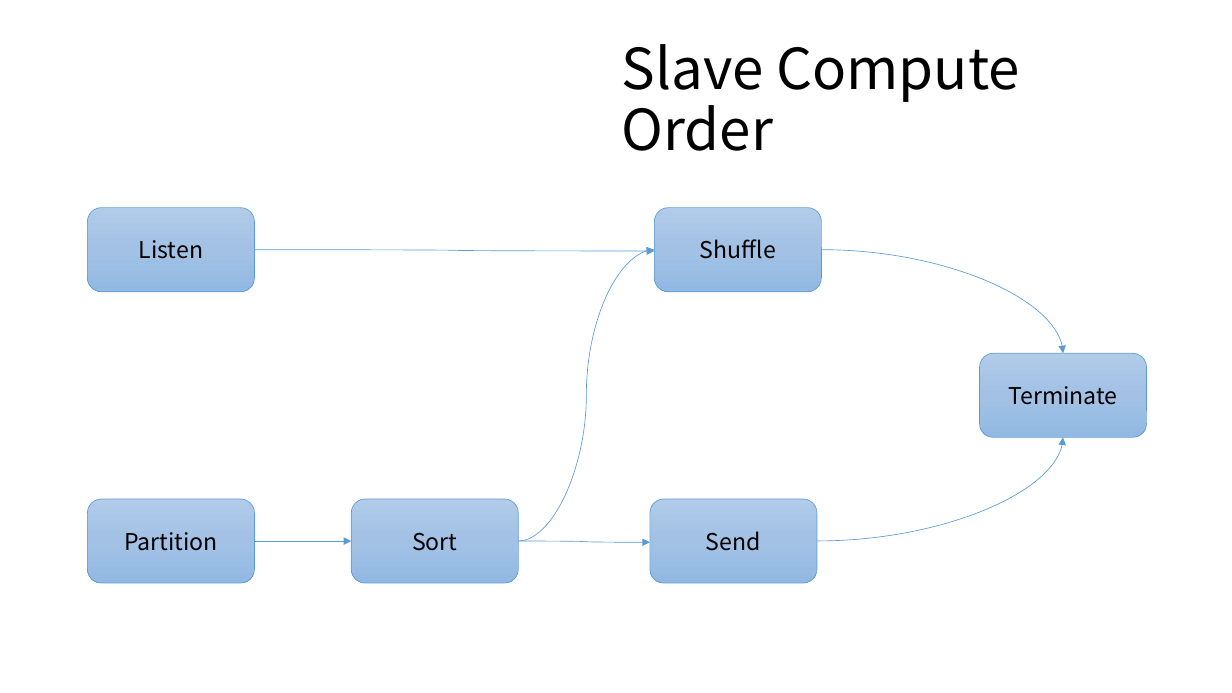
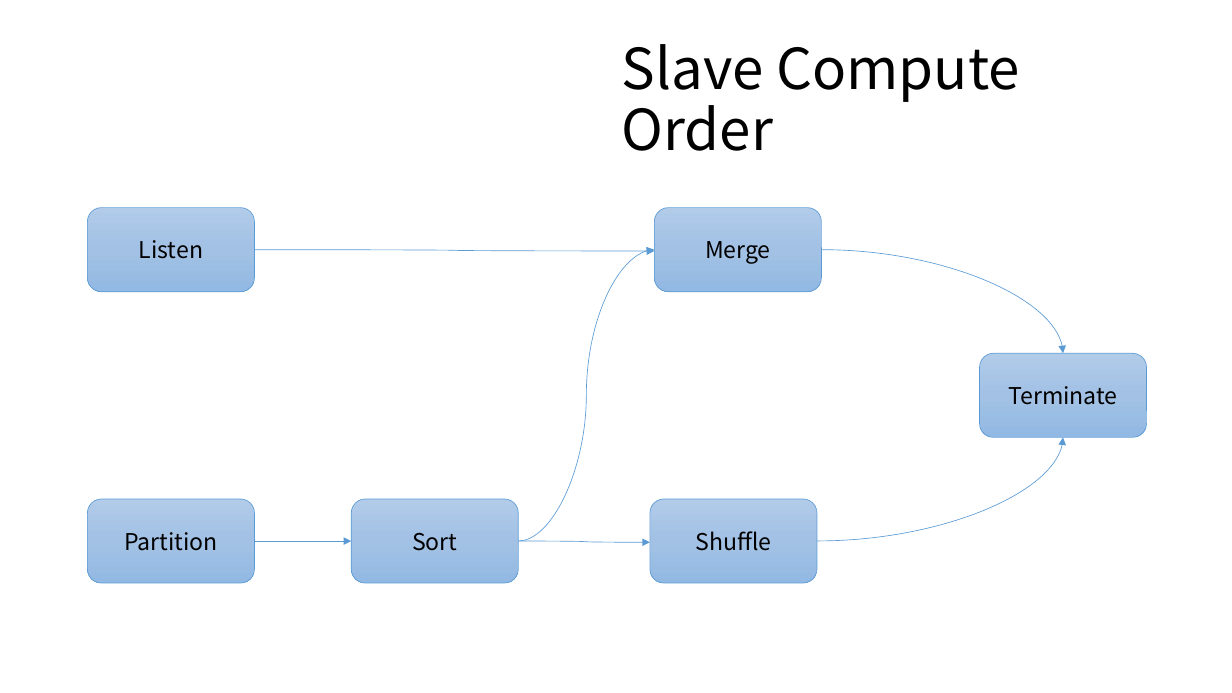
Before and after one commit to Eyebrowmoon/CS490, a slide deck: slide 29 of project.pptx. Drawn at 1232x693 pixels with LibreOffice and Linux fonts; fonts in the diff are those of the drawing. Boxes give left, top, right and bottom in pixels: in the first picture for what was removed or moved away, otherwise in the second. Text is boxed around its words. In the diff, an @@ line names an element or a change of style, - is before the commit and + after.

```diff
--- a/project.pptx
+++ b/project.pptx
@@ text in rounded rectangle at (705, 241, 771, 264): text changed @@
-Shuffle
+Merge
@@ text in rounded rectangle at (695, 531, 771, 551): text changed @@
-Send
+Shuffle
```
Also in this commit, not shown: 11 other slides changed, 5 slides added, 4 slides removed, 27 other files.
